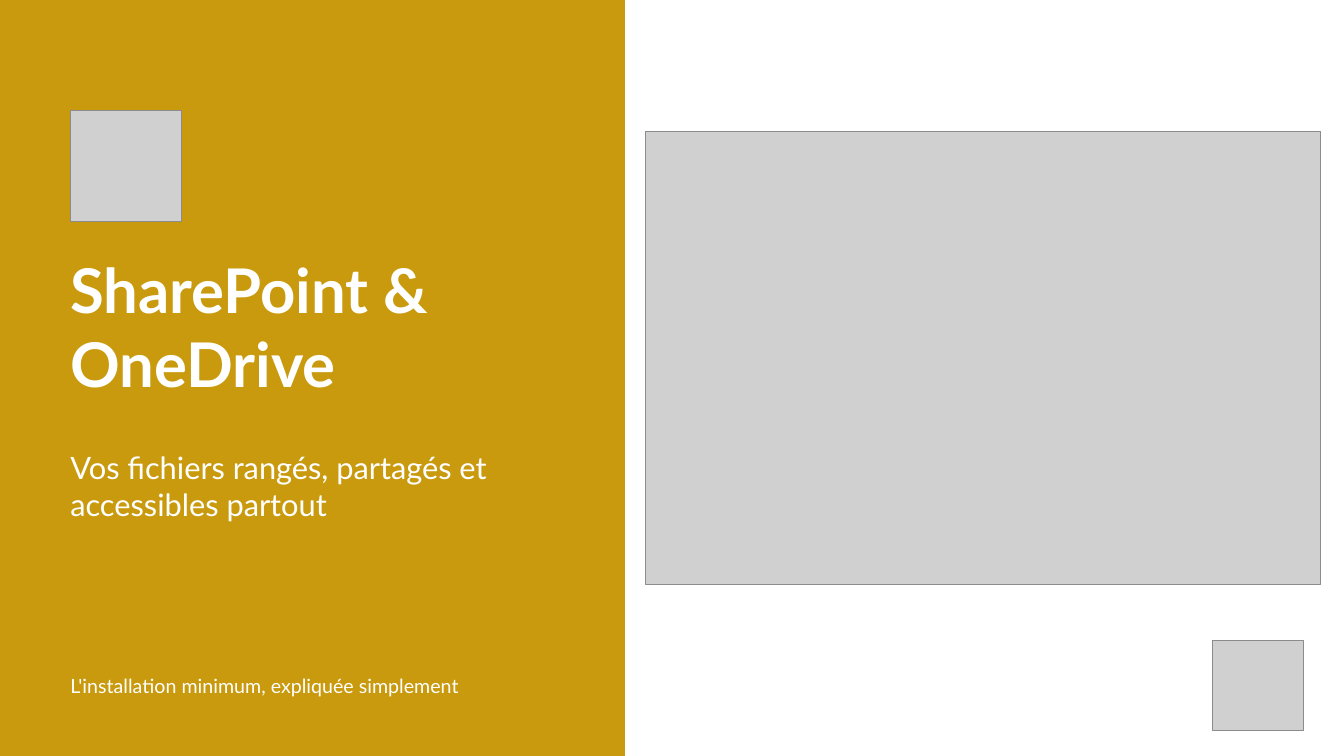
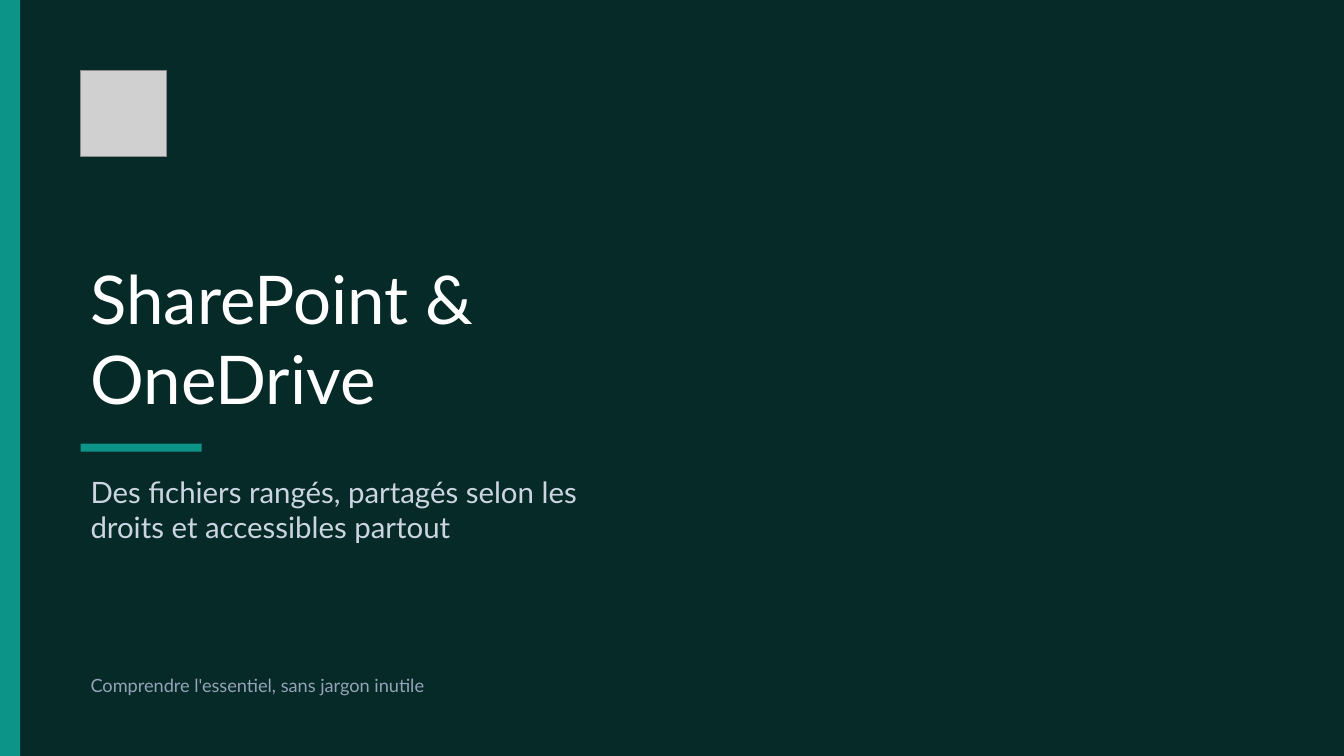
Before and after one commit to brunoflorin/absolute-devices, a slide deck: slide 1 of frontend/public/diaporamas/sharepoint.pptx. Drawn at 1344x756 pixels with LibreOffice and Linux fonts; fonts in the diff are those of the drawing; grey boxes stand for pictures; background and template pictures are left out. Boxes give left, top, right and bottom in pixels: in the first picture for what was removed or moved away, otherwise in the second. Text is boxed around its words. In the diff, an @@ line names an element or a change of style, - is before the commit and + after.

```diff
--- a/frontend/public/diaporamas/sharepoint.pptx
+++ b/frontend/public/diaporamas/sharepoint.pptx
@@ background #FFFFFF to picture (left out) @@
@@ rectangle: place and size @@
-rectangle at bbox=[0, 0, 625, 756]
+rectangle at bbox=[0, 0, 726, 756]
@@ rectangle at bbox=[0, 0, 726, 756]: fill #C99A0E to #062A27 at 88% opacity @@
@@ rectangle added at bbox=[0, 0, 20, 756], fill #0D9488 @@
@@ picture: place and size @@
-picture at bbox=[1213, 640, 1304, 731]
+picture at bbox=[81, 71, 166, 156]
@@ picture removed at bbox=[71, 111, 181, 222] @@
@@ picture removed at bbox=[645, 131, 1321, 585] @@
@@ text "SharePoint & OneDrive": place and size @@
-text "SharePoint & OneDrive" at bbox=[70, 267, 368, 388]
+text "SharePoint & OneDrive" at bbox=[91, 274, 409, 405]
@@ text "SharePoint & OneDrive" at bbox=[91, 274, 409, 405]: size 44 to 48 pt, bold off; vertical alignment top to bottom @@
@@ rectangle added at bbox=[81, 444, 202, 452], fill #0D9488 @@
@@ text at bbox=[91, 481, 577, 543]: text changed; size 22 to 21 pt; text colour #FFFFFF to #CBD5E1 @@
-Vos fichiers rangés, partagés et accessibles partout
+Des fichiers rangés, partagés selon les droits et accessibles partout
@@ text removed at bbox=[70, 678, 459, 697] @@
-L'installation minimum, expliquée simplement
@@ text added at bbox=[91, 678, 424, 696], 13 pt, text #94A3B8 @@
+Comprendre l'essentiel, sans jargon inutile
```
Also in this commit, not shown: 3 other slides changed, 3 slides added, 3 slides removed, 25 other files.
